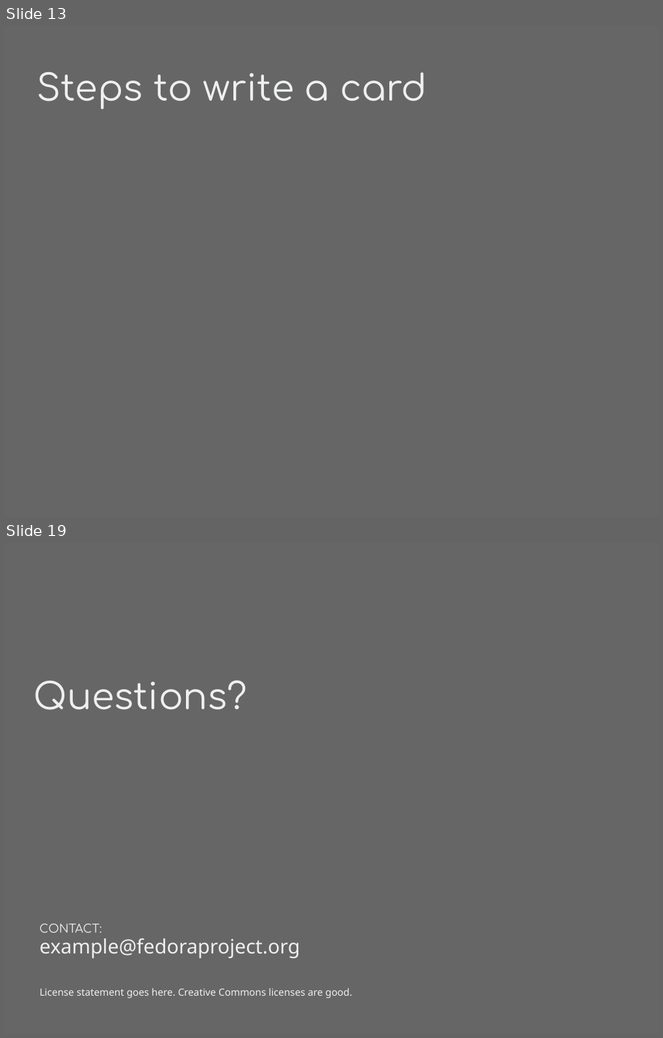
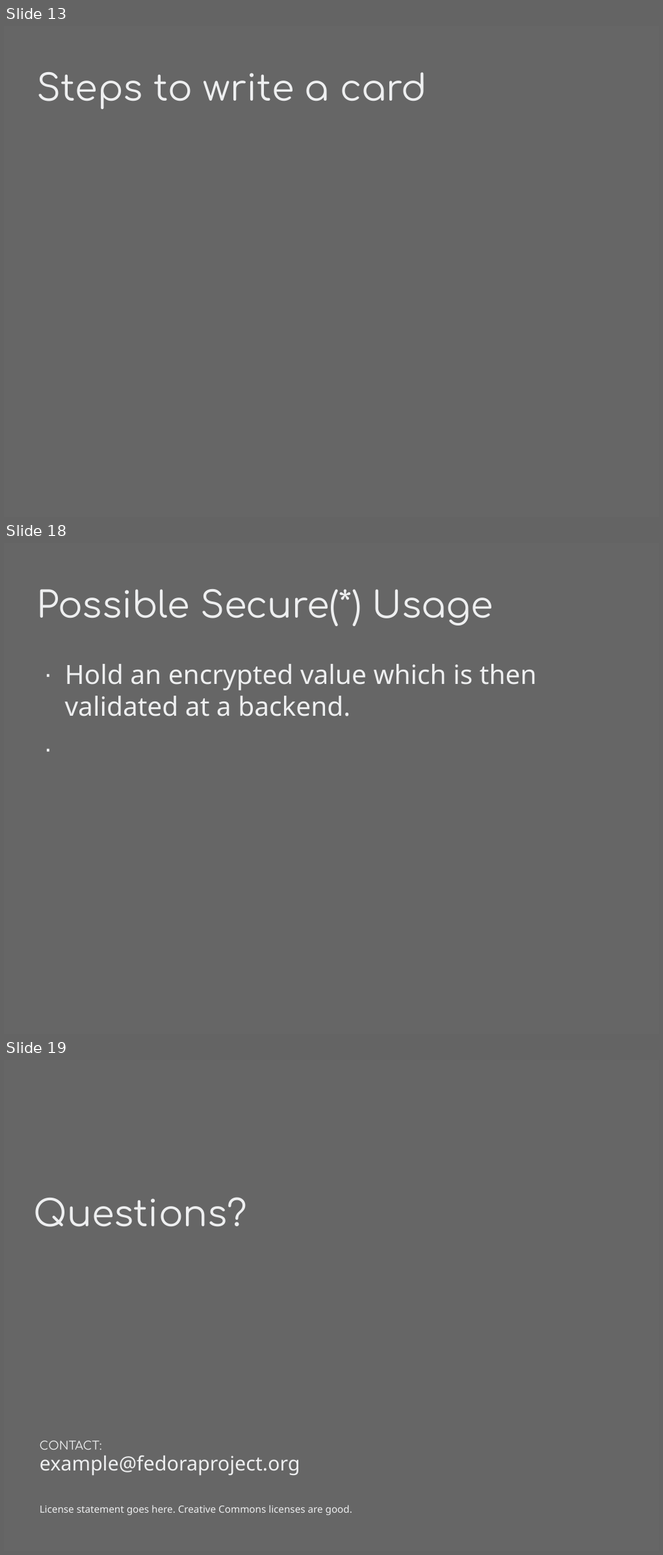
Before and after one commit to phyushin/Breaking_Badge, a slide deck: presentation/sle4442.odp. Shown one above the other, each under a label of ours: slides 13 and 19 before the commit, slides 13, 18 and 19 after it; the slides between them are not shown. The pictures are 663x1038 and 663x1555 pixels, drawn with LibreOffice and Linux fonts; fonts in the diff are those of the drawing. Boxes give left, top, right and bottom in pixels: in the first picture for what was removed or moved away, otherwise in the second. Text is boxed around its words. In the diff, an @@ line names an element or a change of style, - is before the commit and + after.

```diff
--- a/presentation/sle4442.odp
+++ b/presentation/sle4442.odp
@@ slide 18 added at (4,543,659,1034), background #666666 @@
@@ title added at (36,589,493,626), 44 pt, text #EEEFF0 @@
+Possible Secure(*) Usage
@@ text added at (65,664,537,717), 32 pt, text #EEEFF0 @@
+· Hold an encrypted value which is then validated at a backend.
```
Also in this commit, not shown: 6 slides changed, 7 other slides added, 7 slides removed.
